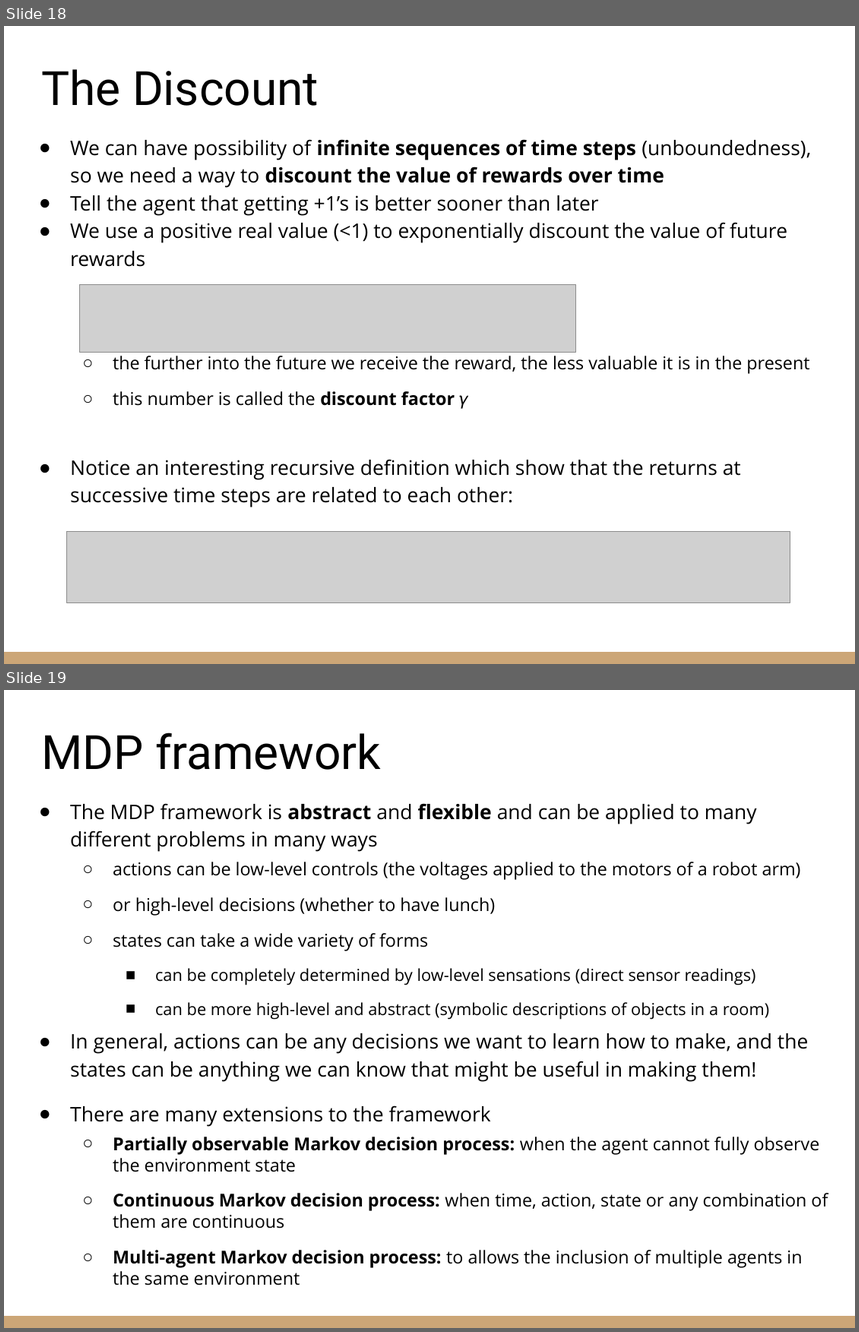
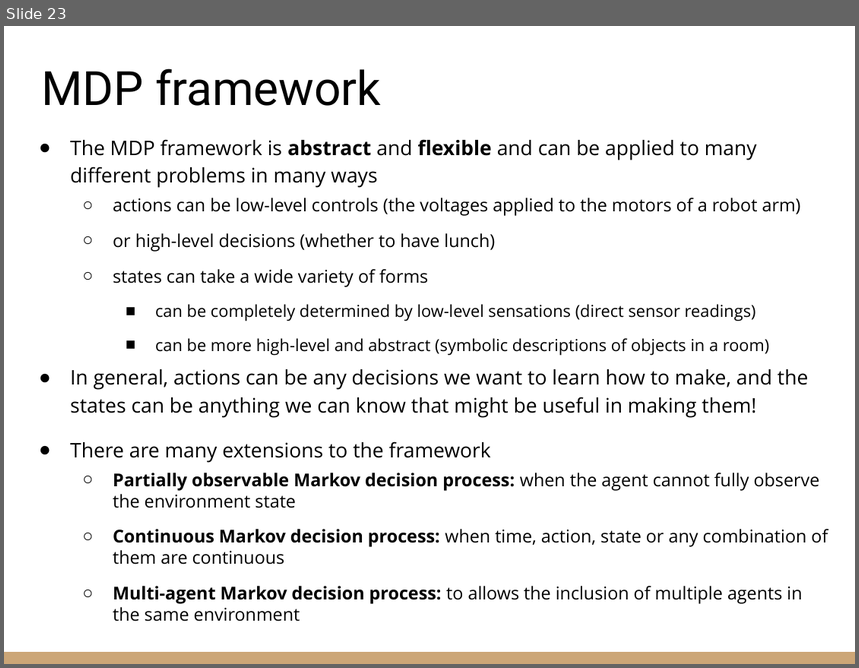
Before and after one commit to riccardoberta/reinforcement-learning, a slide deck: 02 - The RL Problem/slides.pptx. Shown one above the other, each under a label of ours: slides 18 and 19 before the commit, slide 23 after it. The pictures are 859x1332 and 859x668 pixels, drawn with LibreOffice and Linux fonts; fonts in the diff are those of the drawing; grey boxes stand for pictures. Boxes give left, top, right and bottom in pixels: in the first picture for what was removed or moved away, otherwise in the second. Text is boxed around its words. In the diff, an @@ line names an element or a change of style, - is before the commit and + after.

```diff
--- a/02 - The RL Problem/slides.pptx
+++ b/02 - The RL Problem/slides.pptx
@@ slide 18 removed at [4, 26, 855, 664], background #FFFFFF; not listed: 1 template element that a slide beside it also shows @@
@@ title removed at [41, 69, 319, 106] @@
-The Discount
@@ text removed at [70, 139, 811, 508] @@
-● We can have possibility of infinite sequences of time steps (unboundedness), so we need a way to discount the value of rewards over time
-● Tell the agent that getting +1’s is better sooner than later
-● We use a positive real value (<1) to exponentially discount the value of future rewards
-  ○ the further into the future we receive the reward, the less valuable it is in the present
-  ○ this number is called the discount factor 𝛾
-● Notice an interesting recursive definition which show that the returns at successive time steps are related to each other:
@@ picture removed at [80, 284, 576, 353] @@
@@ picture removed at [67, 531, 791, 603] @@
@@ what was slide 19 is now slide 23 @@
```
Also in this commit, not shown: 12 slides changed, 10 slides added, 6 other slides removed, 1 other file.
